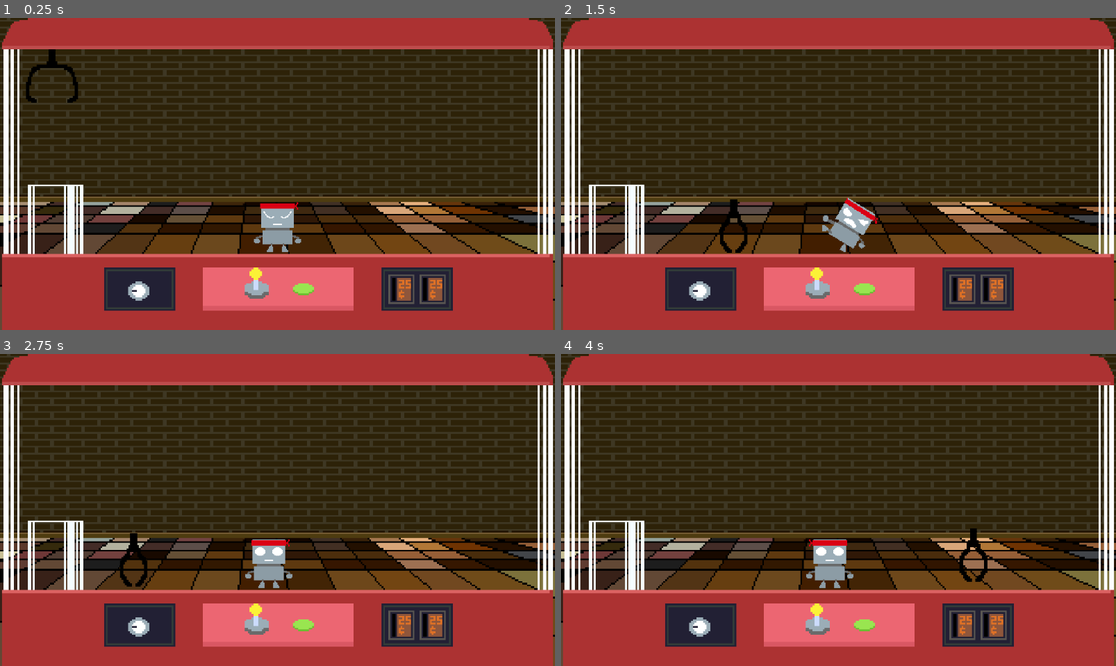
Above: before the commit, frames 1-4 (two rows, left to right).
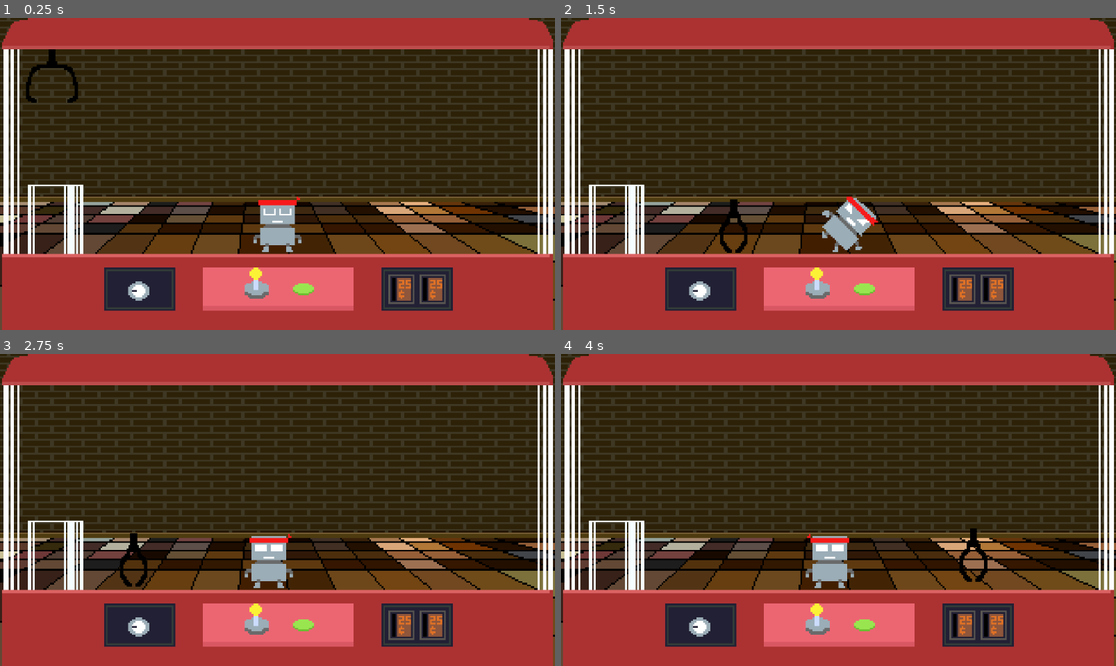
Above: after the commit, the same moments.

Repository: Jossulus/gamedevjs-jam
Game: Godot game, scene res://Scenes/game.tscn
Two runs of this game, one before a commit and one after it. Both use one fixed random seed, a clock stepped at 60 frames per second and the inputs below.
Inputs (mouse positions are in pixels of both pictures, inside the frame that each line leads up to):
- Up to frame 1 (0.25 s): no input
- Up to frame 2 (1.5 s): move the mouse to (960, 158) at 0.52 s; hold D (claw_right) from 0.53 s (still down); click (960, 158) at 0.6 s; tap W (claw_up) at 0.77 s; move the mouse to (727, 189) at 1.27 s; click (727, 189) at 1.35 s
- Up to frame 3 (2.75 s): tap W (claw_up) at 1.52 s; move the mouse to (333, 441) at 2.02 s; release D (claw_right) at 2.03 s; hold A (claw_left) from 2.03 s (still down); click (333, 441) at 2.1 s
- Up to frame 4 (4 s): move the mouse to (810, 572) at 2.77 s; release A (claw_left) at 2.78 s; hold D (claw_right) from 2.78 s (still down); click (810, 572) at 2.85 s; tap W (claw_up) at 3.02, 3.77 s; move the mouse to (1005, 556) at 3.52 s; click (1005, 556) at 3.6 s

The runs differ from the first frame. In frame 1, 0.6% of the frame differs, in the area x 45-55%, y 57-76%; in frame 2, 0.6%; in frame 3, 0.7%; in frame 4, 0.7%, in the area x 44-53%, y 57-76%.

Commit message:
robot new
32x32 sprite + max_jump_height + boundaries for kickbot

Diff:
--- a/gamedev.js-entry/Objects/Items/Kick Robot/kick_robot.gd
+++ b/gamedev.js-entry/Objects/Items/Kick Robot/kick_robot.gd
@@ -19,6 +19,8 @@
 
 var jump_height : int: get = get_jump_height
 
+@export var max_jump_height : int = 30
+
 var push_velocity : Vector2
 
 
@@ -31,7 +33,7 @@
 
 
 func get_jump_height() -> int:
-	return int(position.y - Globals.claw.position.y)
+	return clampi(int(position.y - Globals.claw.position.y), 0,max_jump_height)
 
 
 
@@ -86,6 +88,8 @@
 			velocity.x = get_direction_to_claw() * speed
 			if abs(get_displacement_to_claw()) <= jump_distance:
 				change_state(STATE.JUMP)
+			elif abs(get_displacement_to_claw()) > aggro_distance:
+				change_state(STATE.WANDER)
 		STATE.JUMP:
 			if velocity.y > 0:
 				change_state(STATE.LAND)
@@ -102,6 +106,10 @@
 
 				push_velocity = lerp(push_velocity, Vector2.ZERO, 1 - exp(-10 * delta))
 	apply_gravity()
+	if is_outside_left_edge():
+		velocity.x = 1
+	elif is_outside_right_edge():
+		velocity.x = -1
 	move_and_slide()
 
 
--- a/gamedev.js-entry/Objects/Items/Kick Robot/kick_robot.tscn
+++ b/gamedev.js-entry/Objects/Items/Kick Robot/kick_robot.tscn
@@ -1,8 +1,8 @@
 [gd_scene format=3 uid="uid://8autcvnmsahw"]
 
 [ext_resource type="Script" uid="uid://cdb3j1gspknik" path="res://Objects/Items/Kick Robot/kick_robot.gd" id="1_78p7e"]
-[ext_resource type="Texture2D" uid="uid://ceaec0p1csvku" path="res://Objects/Items/Kick Robot/kickBot.png" id="2_6mcdu"]
 [ext_resource type="Script" uid="uid://dkq4hoaydelmk" path="res://Objects/Items/item_data.gd" id="2_wn50l"]
+[ext_resource type="Texture2D" uid="uid://k306unwj1yww" path="res://Objects/Items/Kick Robot/kickRobo32.png" id="3_6mcdu"]
 
 [sub_resource type="Resource" id="Resource_pswsb"]
 script = ExtResource("2_wn50l")
@@ -10,76 +10,76 @@
 metadata/_custom_type_script = "uid://dkq4hoaydelmk"
 
 [sub_resource type="AtlasTexture" id="AtlasTexture_wn50l"]
-atlas = ExtResource("2_6mcdu")
-region = Rect2(320, 0, 64, 64)
+atlas = ExtResource("3_6mcdu")
+region = Rect2(160, 0, 32, 32)
 
 [sub_resource type="AtlasTexture" id="AtlasTexture_pswsb"]
-atlas = ExtResource("2_6mcdu")
-region = Rect2(384, 0, 64, 64)
+atlas = ExtResource("3_6mcdu")
+region = Rect2(192, 0, 32, 32)
 
 [sub_resource type="AtlasTexture" id="AtlasTexture_gjqie"]
-atlas = ExtResource("2_6mcdu")
-region = Rect2(0, 0, 64, 64)
+atlas = ExtResource("3_6mcdu")
+region = Rect2(0, 0, 32, 32)
 
 [sub_resource type="AtlasTexture" id="AtlasTexture_35hlc"]
-atlas = ExtResource("2_6mcdu")
-region = Rect2(64, 0, 64, 64)
+atlas = ExtResource("3_6mcdu")
+region = Rect2(32, 0, 32, 32)
 
 [sub_resource type="AtlasTexture" id="AtlasTexture_3n3q2"]
-atlas = ExtResource("2_6mcdu")
-region = Rect2(128, 0, 64, 64)
+atlas = ExtResource("3_6mcdu")
+region = Rect2(64, 0, 32, 32)
 
 [sub_resource type="AtlasTexture" id="AtlasTexture_lgv5a"]
-atlas = ExtResource("2_6mcdu")
-region = Rect2(192, 0, 64, 64)
+atlas = ExtResource("3_6mcdu")
+region = Rect2(96, 0, 32, 32)
 
 [sub_resource type="AtlasTexture" id="AtlasTexture_chl50"]
-atlas = ExtResource("2_6mcdu")
-region = Rect2(256, 0, 64, 64)
+atlas = ExtResource("3_6mcdu")
+region = Rect2(128, 0, 32, 32)
 
 [sub_resource type="AtlasTexture" id="AtlasTexture_2eohd"]
-atlas = ExtResource("2_6mcdu")
-region = Rect2(448, 0, 64, 64)
+atlas = ExtResource("3_6mcdu")
+region = Rect2(224, 0, 32, 32)
 
 [sub_resource type="AtlasTexture" id="AtlasTexture_goyw8"]
-atlas = ExtResource("2_6mcdu")
-region = Rect2(512, 0, 64, 64)
+atlas = ExtResource("3_6mcdu")
+region = Rect2(256, 0, 32, 32)
 
 [sub_resource type="AtlasTexture" id="AtlasTexture_0gckn"]
-atlas = ExtResource("2_6mcdu")
-region = Rect2(0, 0, 64, 64)
+atlas = ExtResource("3_6mcdu")
+region = Rect2(0, 0, 32, 32)
 
 [sub_resource type="AtlasTexture" id="AtlasTexture_m8hsr"]
-atlas = ExtResource("2_6mcdu")
-region = Rect2(64, 0, 64, 64)
+atlas = ExtResource("3_6mcdu")
+region = Rect2(32, 0, 32, 32)
 
 [sub_resource type="AtlasTexture" id="AtlasTexture_1ukre"]
-atlas = ExtResource("2_6mcdu")
-region = Rect2(128, 0, 64, 64)
+atlas = ExtResource("3_6mcdu")
+region = Rect2(64, 0, 32, 32)
 
 [sub_resource type="AtlasTexture" id="AtlasTexture_cm43d"]
-atlas = ExtResource("2_6mcdu")
-region = Rect2(192, 0, 64, 64)
+atlas = ExtResource("3_6mcdu")
+region = Rect2(96, 0, 32, 32)
 
 [sub_resource type="AtlasTexture" id="AtlasTexture_0k1ww"]
-atlas = ExtResource("2_6mcdu")
-region = Rect2(256, 0, 64, 64)
+atlas = ExtResource("3_6mcdu")
+region = Rect2(128, 0, 32, 32)
 
 [sub_resource type="AtlasTexture" id="AtlasTexture_wy2jy"]
-atlas = ExtResource("2_6mcdu")
-region = Rect2(320, 0, 64, 64)
+atlas = ExtResource("3_6mcdu")
+region = Rect2(160, 0, 32, 32)
 
 [sub_resource type="AtlasTexture" id="AtlasTexture_74mkd"]
-atlas = ExtResource("2_6mcdu")
-region = Rect2(384, 0, 64, 64)
+atlas = ExtResource("3_6mcdu")
+region = Rect2(192, 0, 32, 32)
 
 [sub_resource type="AtlasTexture" id="AtlasTexture_cto2r"]
-atlas = ExtResource("2_6mcdu")
-region = Rect2(448, 0, 64, 64)
+atlas = ExtResource("3_6mcdu")
+region = Rect2(224, 0, 32, 32)
 
 [sub_resource type="AtlasTexture" id="AtlasTexture_d731i"]
-atlas = ExtResource("2_6mcdu")
-region = Rect2(512, 0, 64, 64)
+atlas = ExtResource("3_6mcdu")
+region = Rect2(256, 0, 32, 32)
 
 [sub_resource type="SpriteFrames" id="SpriteFrames_rbe7t"]
 animations = [{
@@ -176,7 +176,6 @@
 metadata/_custom_type_script = "uid://cdb3j1gspknik"
 
 [node name="AnimatedSprite2D" type="AnimatedSprite2D" parent="." unique_id=829454875]
-scale = Vector2(0.5, 0.5)
 sprite_frames = SubResource("SpriteFrames_rbe7t")
 animation = &"awake"
 autoplay = "idle"
Binary file added: gamedev.js-entry/Objects/Items/Kick Robot/kickRobo32.png
Not shown, added: gamedev.js-entry/Objects/Items/Kick Robot/kickRobo32.png.import
